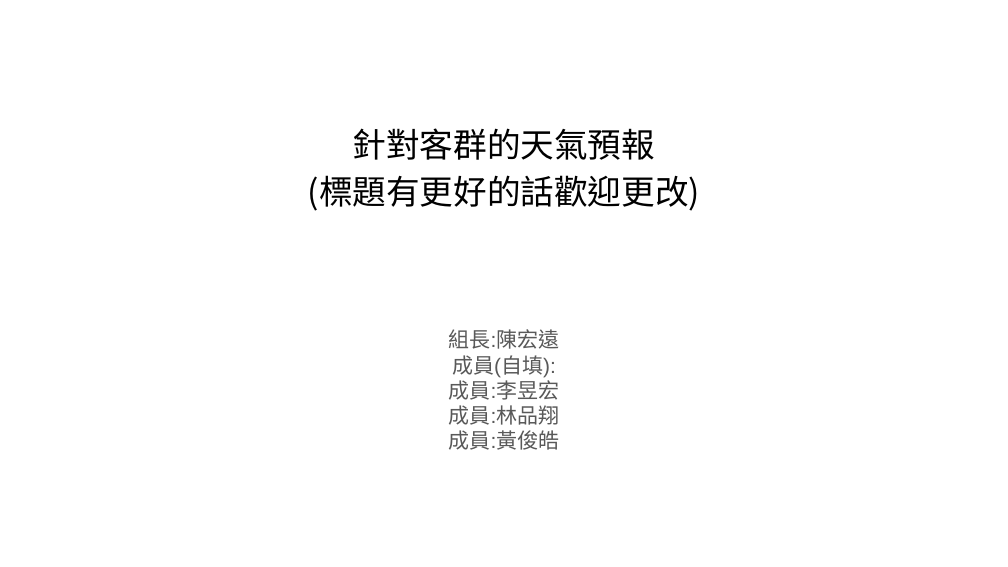
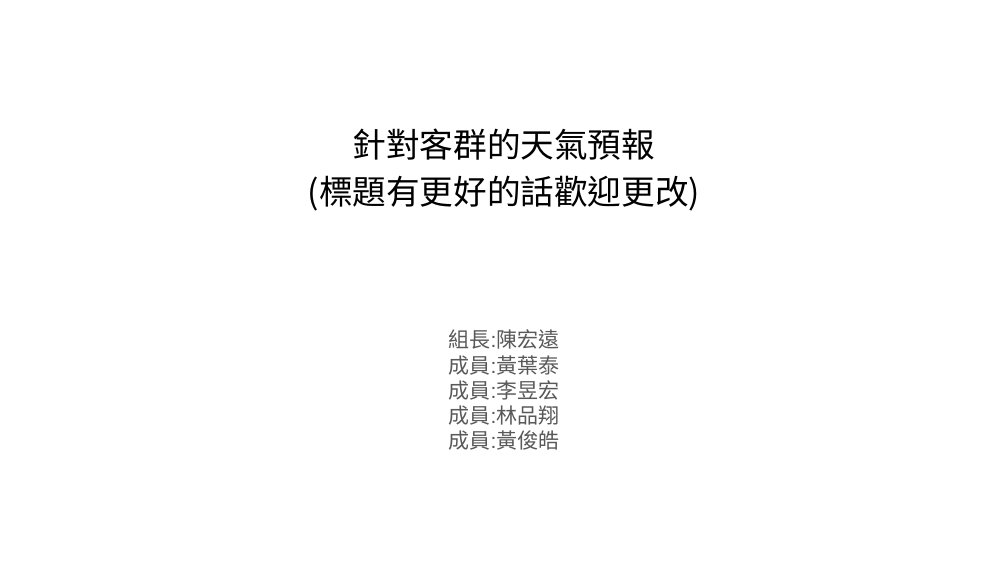
Before and after one commit to victor881212/weatherapp, a slide deck: slide 1 of 期中第六組.pptx. Drawn at 1008x567 pixels with LibreOffice and Linux fonts; fonts in the diff are those of the drawing. Boxes give left, top, right and bottom in pixels: in the first picture for what was removed or moved away, otherwise in the second. Text is boxed around its words. In the diff, an @@ line names an element or a change of style, - is before the commit and + after.

```diff
--- a/期中第六組.pptx
+++ b/期中第六組.pptx
@@ subtitle at [449,355,560,375]: text changed @@
-成員(自填):
+成員:黃葉泰
```
Also in this commit, not shown: 7 slides added, 1 slide removed, 2 other files.
